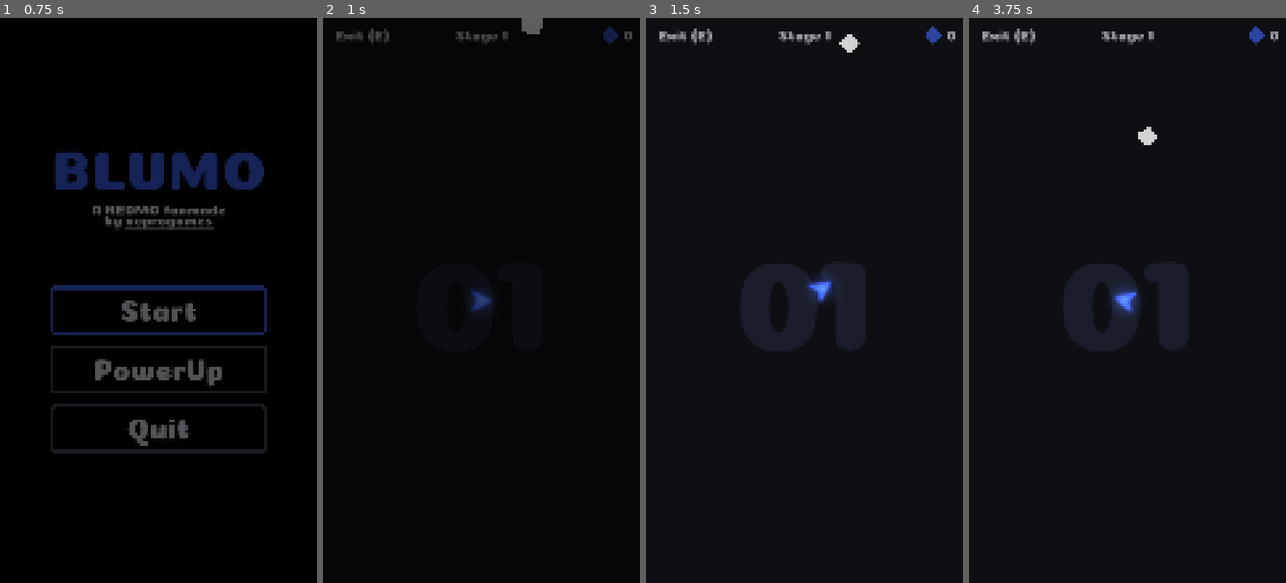
Above: before the commit, frames 1-4 (left to right).
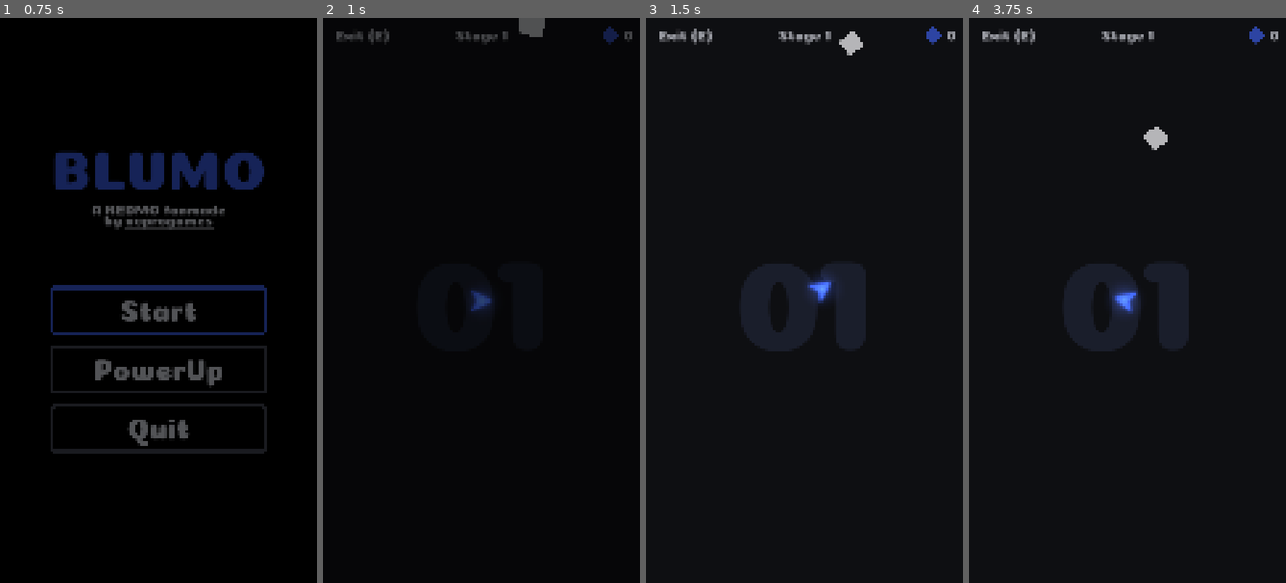
Above: after the commit, the same moments.

Repository: veprogames/blumo
Game: Godot game, scene res://src/main_menu/main_menu.tscn
Same seed, same stepped clock (60 frames per second), same inputs: the game is played once before the commit and once after it.
Inputs (mouse positions are in pixels of both pictures, inside the frame that each line leads up to):
- Up to frame 1 (0.75 s): click "Start" at 0.5 s
- Up to frame 2 (1 s): no input
- Up to frame 3 (1.5 s): move the mouse to (820, 300) at 1.27 s
- Up to frame 4 (3.75 s): move the mouse to (1111, 300) at 2.02 s; move the mouse to (1133, 289) at 2.77 s; move the mouse to (1124, 311) at 3.52 s

Frame 1 is identical in both runs. In frame 2, less than 0.1% of the frame differs, in the area x 61-70%, y 0-4%; in frame 3, 0.2%; in frame 4, 0.3%, in the area x 53-63%, y 19-24%.

Commit message:
add triangle edibles + chance upgrade

Diff:
--- /dev/null
+++ b/assets/upgrade_definitions/triangle_chance.tres
@@ -0,0 +1,19 @@
+[gd_resource type="Resource" script_class="UpgradeDefinition" load_steps=5 format=3 uid="uid://b0armxjr24l1o"]
+
+[ext_resource type="Script" uid="uid://c1sdikum62e7q" path="res://src/upgrade/effect_display_template_percent.gd" id="1_xwmdm"]
+[ext_resource type="Texture2D" uid="uid://ewqbt1yfxgw8" path="res://assets/upgrades/icons/triangle_chance.png" id="2_xwmdm"]
+[ext_resource type="Script" uid="uid://cumjv6cve7vvt" path="res://src/upgrade/upgrade_definition.gd" id="3_3am2p"]
+
+[sub_resource type="Resource" id="Resource_h5ye2"]
+script = ExtResource("1_xwmdm")
+precision = 1
+metadata/_custom_type_script = "uid://c1sdikum62e7q"
+
+[resource]
+script = ExtResource("3_3am2p")
+price_formula = "10000 + 10000 * level"
+effect_formula = "0.025 * level"
+effect_display = SubResource("Resource_h5ye2")
+title = "Triangle (x3)"
+icon = ExtResource("2_xwmdm")
+metadata/_custom_type_script = "uid://cumjv6cve7vvt"
--- a/src/edible/behavior/edible_behavior_standard.gd
+++ b/src/edible/behavior/edible_behavior_standard.gd
@@ -26,7 +26,7 @@
 
 	# This ensures that the direction wont be too close to a multiple of 90 degrees
 	var direction: float = get_direction_from_edge(from_edge) + \
-		randf_range(0, PI / 6.0) * (1.0 if randi() % 2 == 0 else -1.0)
+		randf_range(PI / 24.0, PI / 6.0) * (1.0 if randi() % 2 == 0 else -1.0)
 	speed = get_base_speed() * randf_range(1.0, 1.7)
 
 	rotation_speed = speed / 100.0
--- a/src/edible/edible.gd
+++ b/src/edible/edible.gd
@@ -10,6 +10,9 @@
 static var EDIBLE_COLOR: Color = Color("#3a5adf")
 var edible: bool = false
 
+@export var value_multiplier: float = 1.0
+@export var color: Color = Color("#3a5adf")
+
 func _ready() -> void:
 	var previous_scale: Vector2 = sprite_2d.scale
 	sprite_2d.scale = Vector2.ZERO
@@ -18,7 +21,7 @@
 		.set_trans(Tween.TRANS_ELASTIC) \
 		.set_ease(Tween.EASE_OUT)
 
-	glow.modulate = Edible.EDIBLE_COLOR
+	glow.modulate = color
 	glow.modulate.a = 0.0
 	sprite_2d.modulate.a *= randf_range(0.6, 0.8)
 
@@ -45,7 +48,7 @@
 	# so another boost is introduced :)
 	var late_game_boost: float = 1 + maxf(0.0, stage - 100) * 0.01
 
-	return base * multiplier * late_game_boost
+	return base * multiplier * late_game_boost * value_multiplier
 
 func eat() -> void:
 	Global.save.score += get_value()
@@ -56,13 +59,13 @@
 func turn_on_glow() -> void:
 	var tween_glow: Tween = create_tween()
 	var tween_sprite: Tween = create_tween()
-	tween_glow.tween_property(glow, ^"modulate", EDIBLE_COLOR * 2, 0.1) \
+	tween_glow.tween_property(glow, ^"modulate", color * 2, 0.1) \
 		.set_ease(Tween.EASE_IN) \
 		.set_trans(Tween.TRANS_EXPO)
-	tween_glow.tween_property(glow, ^"modulate", EDIBLE_COLOR, 0.7) \
+	tween_glow.tween_property(glow, ^"modulate", color, 0.7) \
 		.set_ease(Tween.EASE_OUT) \
 		.set_trans(Tween.TRANS_EXPO)
-	tween_sprite.tween_property(sprite_2d, ^"modulate", EDIBLE_COLOR, 0.8) \
+	tween_sprite.tween_property(sprite_2d, ^"modulate", color, 0.8) \
 		.set_ease(Tween.EASE_OUT) \
 		.set_trans(Tween.TRANS_EXPO)
 
--- a/src/edible/edible.tscn
+++ b/src/edible/edible_square.tscn
@@ -15,7 +15,7 @@
 [sub_resource type="CanvasItemMaterial" id="CanvasItemMaterial_5lwxo"]
 blend_mode = 1
 
-[node name="Edible" type="Area2D"]
+[node name="EdibleSquare" type="Area2D"]
 collision_layer = 2
 collision_mask = 5
 script = ExtResource("1_n0a62")
--- /dev/null
+++ b/src/edible/edible_triangle.tscn
@@ -0,0 +1,44 @@
+[gd_scene load_steps=9 format=3 uid="uid://cnml4c6lmjsoq"]
+
+[ext_resource type="Script" uid="uid://cv8chjs068okp" path="res://src/edible/edible.gd" id="1_btsgu"]
+[ext_resource type="Texture2D" uid="uid://dqutjy48rxjhr" path="res://assets/edible/glow.png" id="2_p6sml"]
+[ext_resource type="Texture2D" uid="uid://bcnql7g1ewrun" path="res://assets/edible/edible_triangle.png" id="3_btsgu"]
+[ext_resource type="PackedScene" uid="uid://bt0nfg0todtse" path="res://src/edible/behavior/edible_behavior_random_size.tscn" id="4_apr5s"]
+[ext_resource type="PackedScene" uid="uid://bx6blj6gtxrsg" path="res://src/edible/behavior/edible_behavior_standard.tscn" id="5_uhxeb"]
+
+[sub_resource type="RectangleShape2D" id="RectangleShape2D_gjdqc"]
+size = Vector2(64, 64)
+
+[sub_resource type="CanvasItemMaterial" id="CanvasItemMaterial_e8277"]
+blend_mode = 1
+
+[sub_resource type="CanvasItemMaterial" id="CanvasItemMaterial_5lwxo"]
+blend_mode = 1
+
+[node name="EdibleTriangle" type="Area2D"]
+collision_layer = 2
+collision_mask = 5
+script = ExtResource("1_btsgu")
+value_multiplier = 3.0
+color = Color(0.87, 0.2262, 0.5481, 1)
+
+[node name="CollisionShape2D" type="CollisionShape2D" parent="."]
+shape = SubResource("RectangleShape2D_gjdqc")
+
+[node name="Glow" type="Sprite2D" parent="."]
+material = SubResource("CanvasItemMaterial_e8277")
+scale = Vector2(1.25, 1.25)
+texture = ExtResource("2_p6sml")
+
+[node name="Sprite2D" type="Sprite2D" parent="."]
+material = SubResource("CanvasItemMaterial_5lwxo")
+scale = Vector2(0.5, 0.5)
+texture = ExtResource("3_btsgu")
+
+[node name="EdibleBehaviorRandomSize" parent="." node_paths=PackedStringArray("edible") instance=ExtResource("4_apr5s")]
+edible = NodePath("..")
+
+[node name="EdibleBehaviorStandard" parent="." node_paths=PackedStringArray("edible") instance=ExtResource("5_uhxeb")]
+edible = NodePath("..")
+
+[connection signal="area_entered" from="." to="." method="_on_area_entered"]
--- a/src/global/save_game.gd
+++ b/src/global/save_game.gd
@@ -12,6 +12,9 @@
 )
 var upgrade_edible_value: Upgrade = Upgrade.new(
 	preload("res://assets/upgrade_definitions/edible_value.tres")
+)
+var upgrade_triangle_chance: Upgrade = Upgrade.new(
+	preload("res://assets/upgrade_definitions/triangle_chance.tres")
 )
 
 func _set_stage(new_stage: int) -> void:
@@ -28,6 +31,7 @@
 		"score": score,
 		"upgrade_trail_length": upgrade_trail_length.level,
 		"upgrade_edible_value": upgrade_edible_value.level,
+		"triangle_chance": upgrade_triangle_chance.level,
 	}
 
 func load_game(serialized: Dictionary) -> void:
@@ -35,3 +39,4 @@
 	score = serialized.score
 	upgrade_trail_length.level = serialized.upgrade_trail_length
 	upgrade_edible_value.level = serialized.upgrade_edible_value
+	upgrade_triangle_chance.level = serialized.triangle_chance
--- a/src/level/edible_spawner.gd
+++ b/src/level/edible_spawner.gd
@@ -5,7 +5,11 @@
 
 @export var level: Level
 
-var EdibleScene: PackedScene = preload("res://src/edible/edible.tscn")
+var EdibleScene: PackedScene = preload("res://src/edible/edible_square.tscn")
+var Edibles: Array[PackedScene] = [
+	preload("res://src/edible/edible_square.tscn"),
+	preload("res://src/edible/edible_triangle.tscn"),
+]
 var EdibleExplosionScene: PackedScene = preload("res://src/edible/effect/edible_explosion.tscn")
 
 @onready var edibles: Node2D = $Edibles
@@ -72,7 +76,10 @@
 func spawn_edible(edge: LevelEdge) -> void:
 	var edible_position: Vector2 = get_random_position_for_edge(edge)
 
-	var edible: Edible = EdibleScene.instantiate() as Edible
+	var edible_scene: PackedScene = Edibles[0]
+	if randf() < Global.save.upgrade_triangle_chance.get_current_effect():
+		edible_scene = Edibles[1]
+	var edible: Edible = edible_scene.instantiate() as Edible
 
 	edible.position = edible_position
 
--- a/src/upgrade/effect_display_template.gd
+++ b/src/upgrade/effect_display_template.gd
@@ -1,5 +1,5 @@
 class_name EffectDisplayTemplate
-extends Resource
+extends EffectDisplayTemplateBase
 
 @export var precision: int = 2
 @export var prefix: String = ""
--- /dev/null
+++ b/src/upgrade/effect_display_template_base.gd
@@ -0,0 +1,6 @@
+class_name EffectDisplayTemplateBase
+extends Resource
+
+
+func get_value(_for_effect: float) -> String:
+	return ""
--- /dev/null
+++ b/src/upgrade/effect_display_template_percent.gd
@@ -0,0 +1,10 @@
+class_name EffectDisplayTemplatePercent
+extends EffectDisplayTemplateBase
+
+@export var precision: int = 0
+
+
+func get_value(for_effect: float) -> String:
+	for_effect *= 100.0
+	var template: String = "%%.%df" % precision
+	return (template % for_effect) + " %"
--- a/src/upgrade/upgrade_definition.gd
+++ b/src/upgrade/upgrade_definition.gd
@@ -25,7 +25,7 @@
 			)
 var effect_expression: Expression = Expression.new()
 
-@export var effect_display: EffectDisplayTemplate
+@export var effect_display: EffectDisplayTemplateBase
 
 @export var title: String
 @export var icon: Texture2D
--- a/src/upgrade/upgrade_menu.gd
+++ b/src/upgrade/upgrade_menu.gd
@@ -3,12 +3,14 @@
 
 @onready var upgrade_button_trail: UpgradeButton = %UpgradeButtonTrail
 @onready var upgrade_button_value: UpgradeButton = %UpgradeButtonValue
+@onready var upgrade_button_triangle_chance: UpgradeButton = %UpgradeButtonTriangleChance
 @onready var currency_counter: CurrencyCounter = %CurrencyCounter
 
 
 func _ready() -> void:
 	upgrade_button_trail.upgrade = Global.save.upgrade_trail_length
 	upgrade_button_value.upgrade = Global.save.upgrade_edible_value
+	upgrade_button_triangle_chance.upgrade = Global.save.upgrade_triangle_chance
 
 	currency_counter.set_value_instant(Global.save.score)
 	Global.save.score_changed.connect(_on_global_score_changed)
--- a/src/upgrade/upgrade_menu.tscn
+++ b/src/upgrade/upgrade_menu.tscn
@@ -55,3 +55,7 @@
 [node name="UpgradeButtonValue" parent="MarginContainer/VBoxContainer/FlowContainer" instance=ExtResource("1_kyr0d")]
 unique_name_in_owner = true
 layout_mode = 2
+
+[node name="UpgradeButtonTriangleChance" parent="MarginContainer/VBoxContainer/FlowContainer" instance=ExtResource("1_kyr0d")]
+unique_name_in_owner = true
+layout_mode = 2
Binary file added: assets/edible/edible_triangle.png
Not shown, added: assets/edible/edible_triangle.png.import
Binary file added: assets/upgrades/icons/triangle_chance.png
Not shown, added: assets/upgrades/icons/triangle_chance.png.import
Not shown, added: src/upgrade/effect_display_template_base.gd.uid
Not shown, added: src/upgrade/effect_display_template_percent.gd.uid
